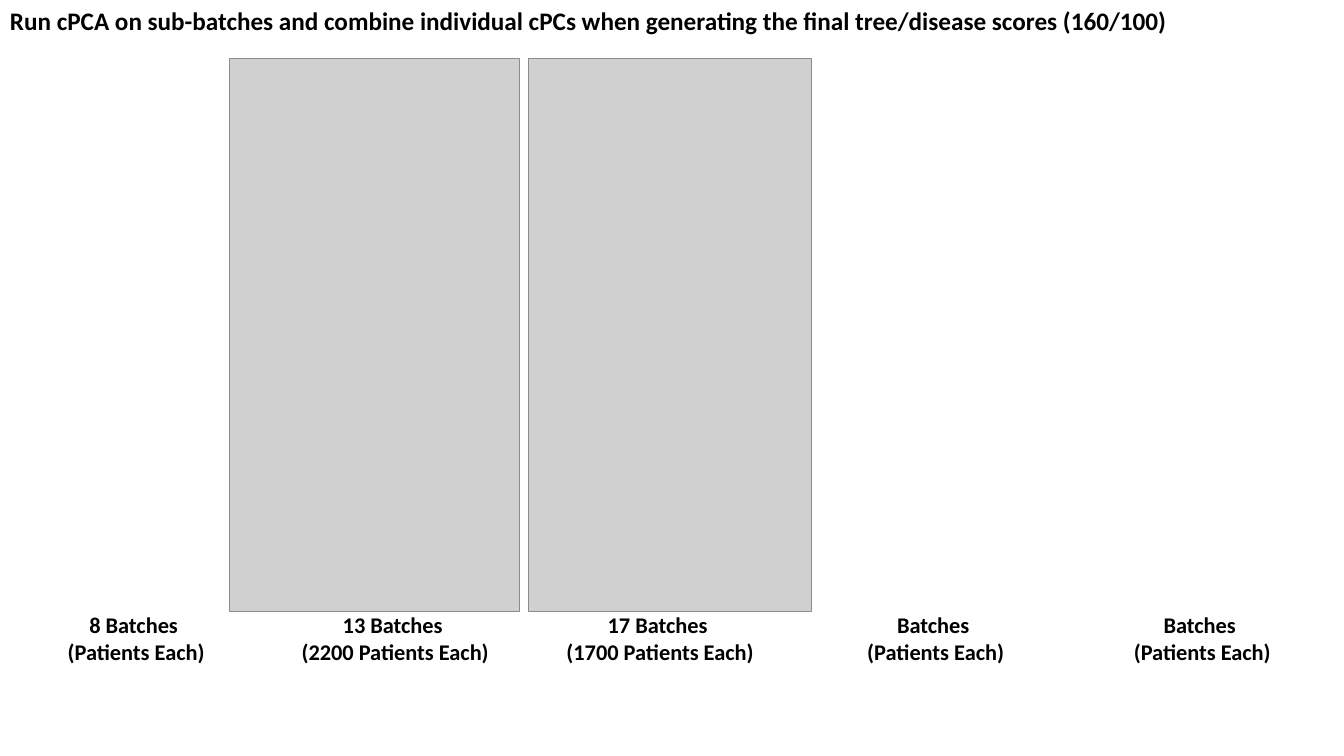
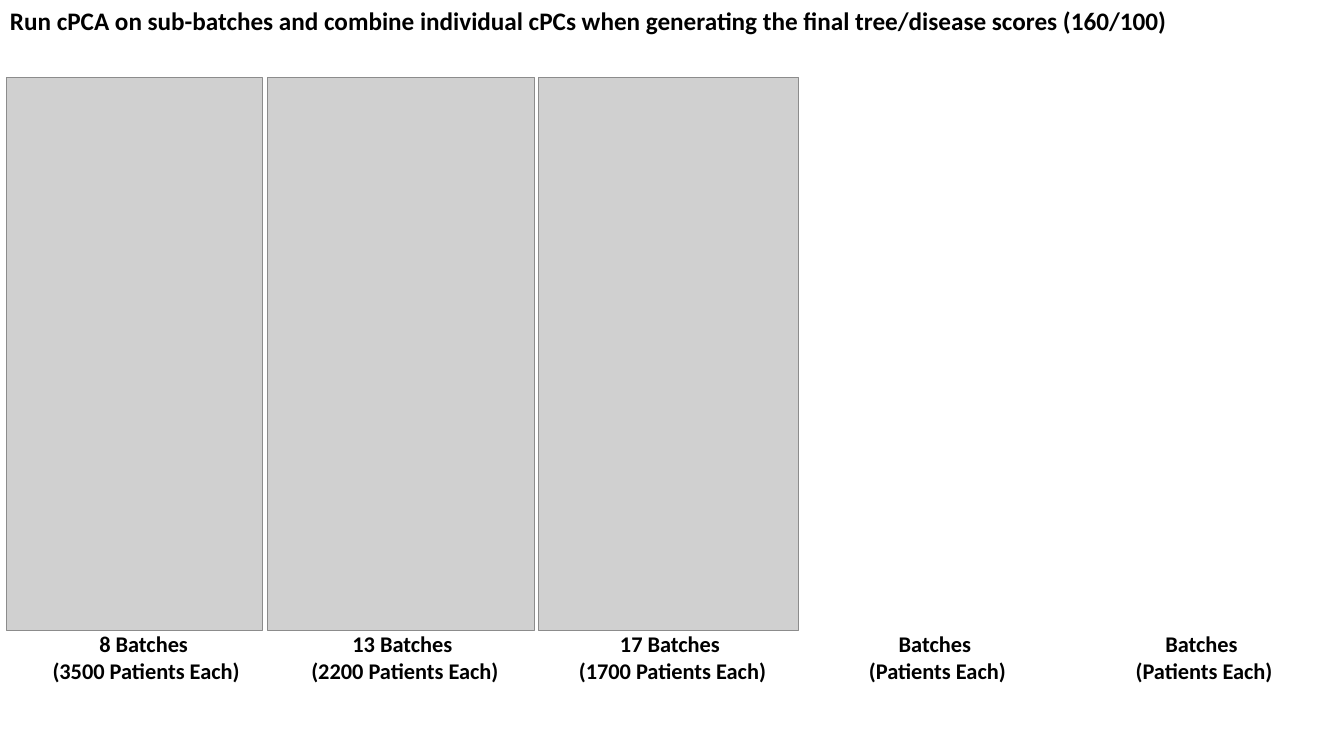
Before and after one commit to zhaohanxiong/OxfordCVM, a slide deck: slide 21 of job_results.pptx. Drawn at 1344x756 pixels with LibreOffice and Linux fonts; fonts in the diff are those of the drawing; grey boxes stand for pictures. Boxes give left, top, right and bottom in pixels: in the first picture for what was removed or moved away, otherwise in the second. Text is boxed around its words. In the diff, an @@ line names an element or a change of style, - is before the commit and + after.

```diff
--- a/job_results.pptx
+++ b/job_results.pptx
@@ picture added at (7,78,263,630) @@
@@ picture: place and size @@
-picture at (230,58,520,611)
+picture at (268,78,535,630)
@@ picture: place and size @@
-picture at (528,58,812,611)
+picture at (538,78,799,630)
@@ rectangle "8 Batches": place and size @@
-rectangle "8 Batches" at (68,617,205,663)
+rectangle "8 Batches" at (34,630,257,685)
@@ rectangle "13 Batches": place and size @@
-rectangle "13 Batches" at (283,611,506,665)
+rectangle "13 Batches" at (293,630,516,685)
@@ rectangle "17 Batches": place and size @@
-rectangle "17 Batches" at (548,611,771,665)
+rectangle "17 Batches" at (561,630,783,685)
@@ text "Batches": place and size @@
-text "Batches" at (867,617,1004,664)
+text "Batches" at (869,636,1006,682)
@@ text "Batches": place and size @@
-text "Batches" at (1134,617,1271,663)
+text "Batches" at (1136,636,1273,682)
@@ text in rectangle at (53,662,240,682): text changed @@
-(Patients Each)
+(3500 Patients Each)
```
Also in this commit, not shown: 1 other slide changed.
